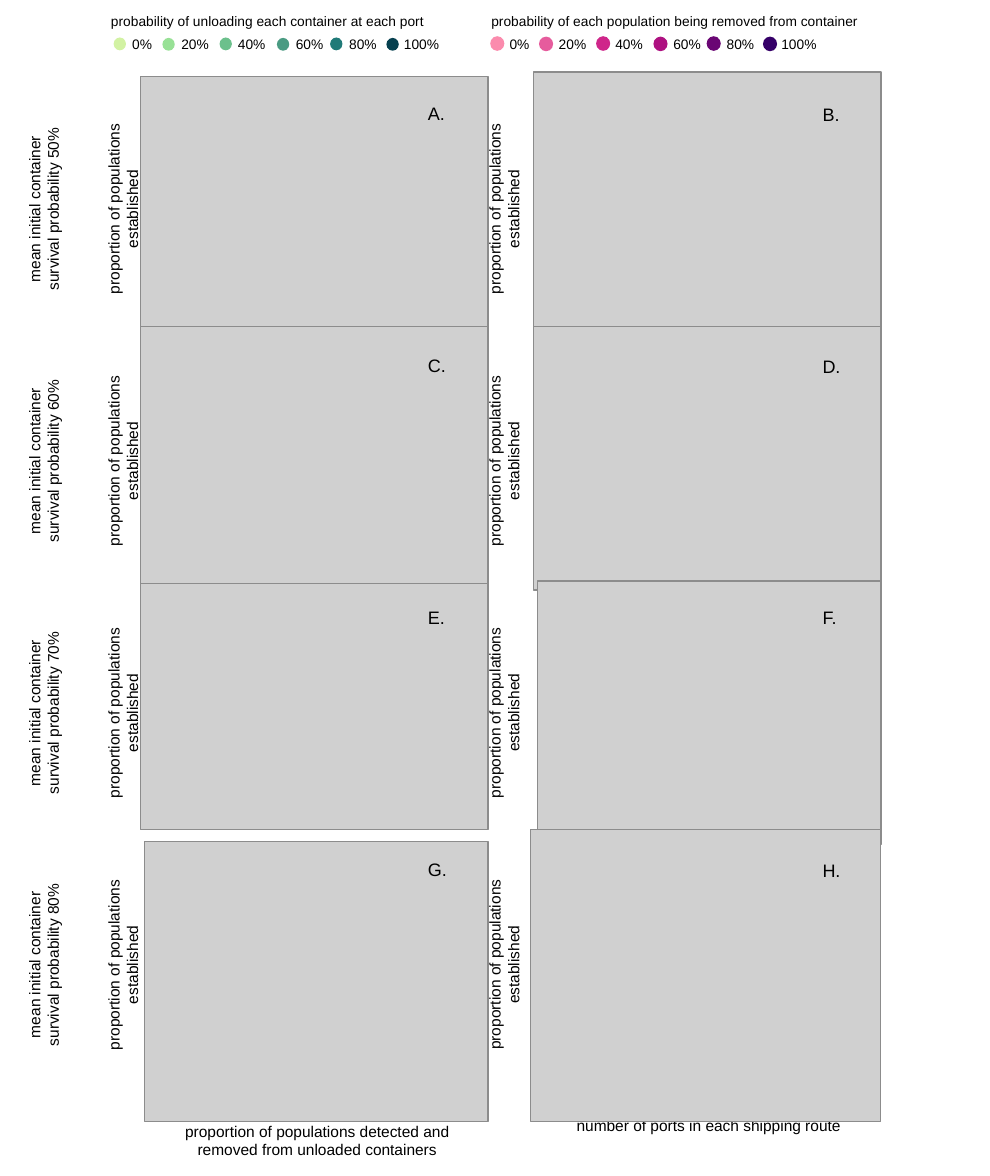
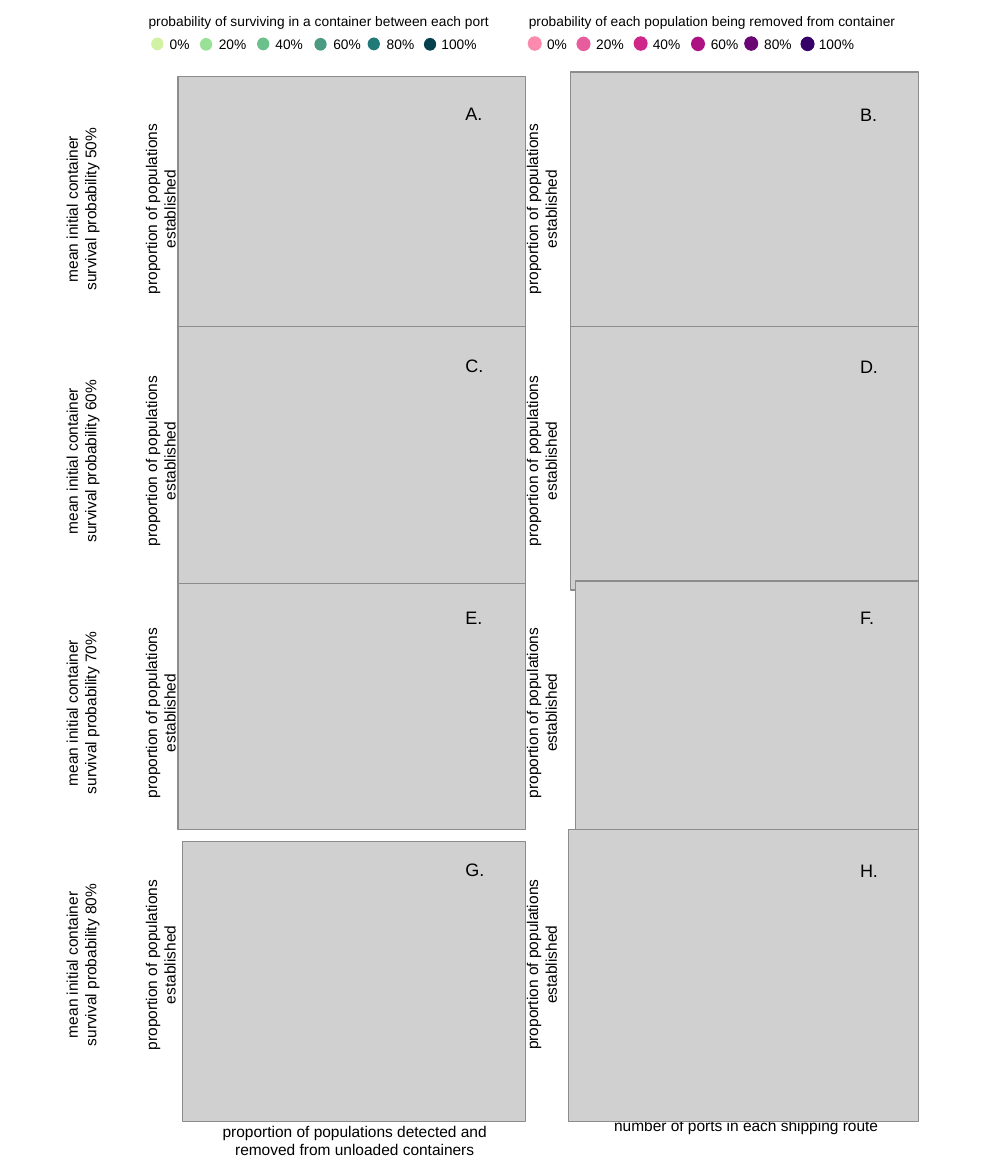
Before and after one commit to jwillou/maritime_transport, a slide deck: slide 1 of Output/sensitivity survival.pptx. Drawn at 990x1176 pixels with LibreOffice and Linux fonts; fonts in the diff are those of the drawing; grey boxes stand for pictures. Boxes give left, top, right and bottom in pixels: in the first picture for what was removed or moved away, otherwise in the second. Text is boxed around its words. In the diff, an @@ line names an element or a change of style, - is before the commit and + after.

```diff
--- a/Output/sensitivity survival.pptx
+++ b/Output/sensitivity survival.pptx
@@ text at [148, 16, 489, 29]: text changed @@
-probability of unloading each container at each port
+probability of surviving in a container between each port
@@ 19 texts, 5 pictures, 5 ellipses: place and size @@
-19 texts, 5 pictures, 5 ellipses at [26, 16, 881, 1135]
+19 texts, 5 pictures, 5 ellipses at [64, 16, 918, 1135]
@@ 16 texts, 7 ellipses, 3 pictures: place and size @@
-16 texts, 7 ellipses, 3 pictures at [106, 37, 776, 1155]
+16 texts, 7 ellipses, 3 pictures at [143, 37, 814, 1155]
```
Also in this commit, not shown: 21 other files.
